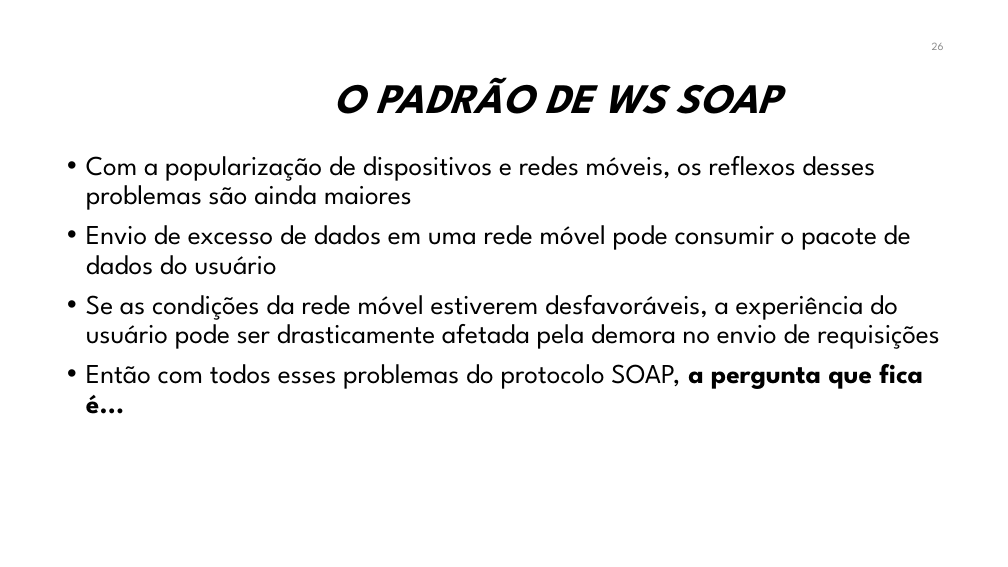
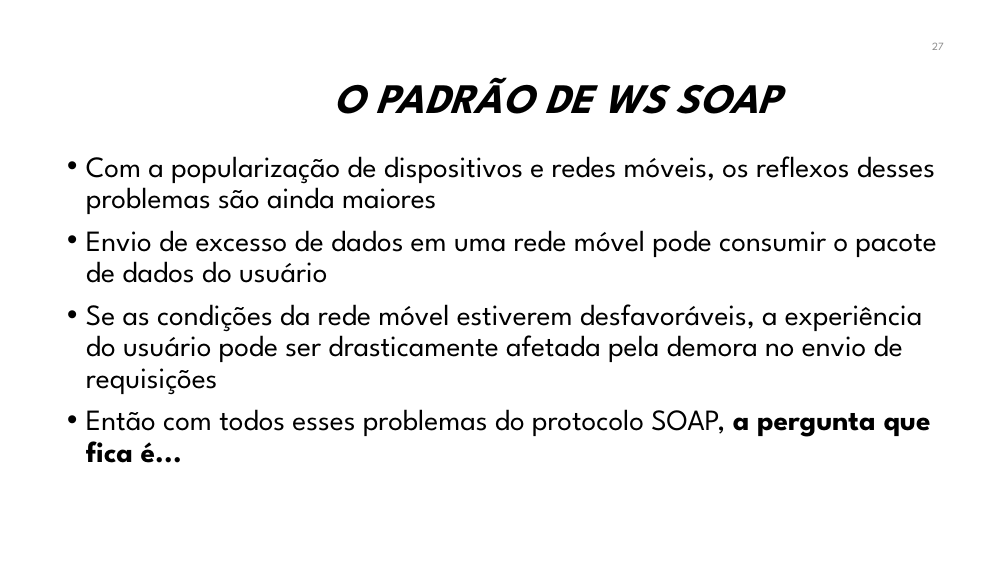
Before and after one commit to manoelcampos/sistemas-distribuidos, a slide deck: slide 27 of projects/08-webservices/webservices.pptx (slide 26 before the commit). Drawn at 1008x567 pixels with LibreOffice and Linux fonts; fonts in the diff are those of the drawing; background and template pictures are left out. Boxes give left, top, right and bottom in pixels: in the first picture for what was removed or moved away, otherwise in the second. Text is boxed around its words. In the diff, an @@ line names an element or a change of style, - is before the commit and + after.

```diff
--- a/projects/08-webservices/webservices.pptx
+++ b/projects/08-webservices/webservices.pptx
@@ page number at [932,43,944,50]: text changed @@
-26
+27
@@ text "Com a popularização de dispositivos ..." at [86,156,936,463]: size 26 to 28 pt @@
```
Also in this commit, not shown: 8 other slides changed, 1 slide added.
